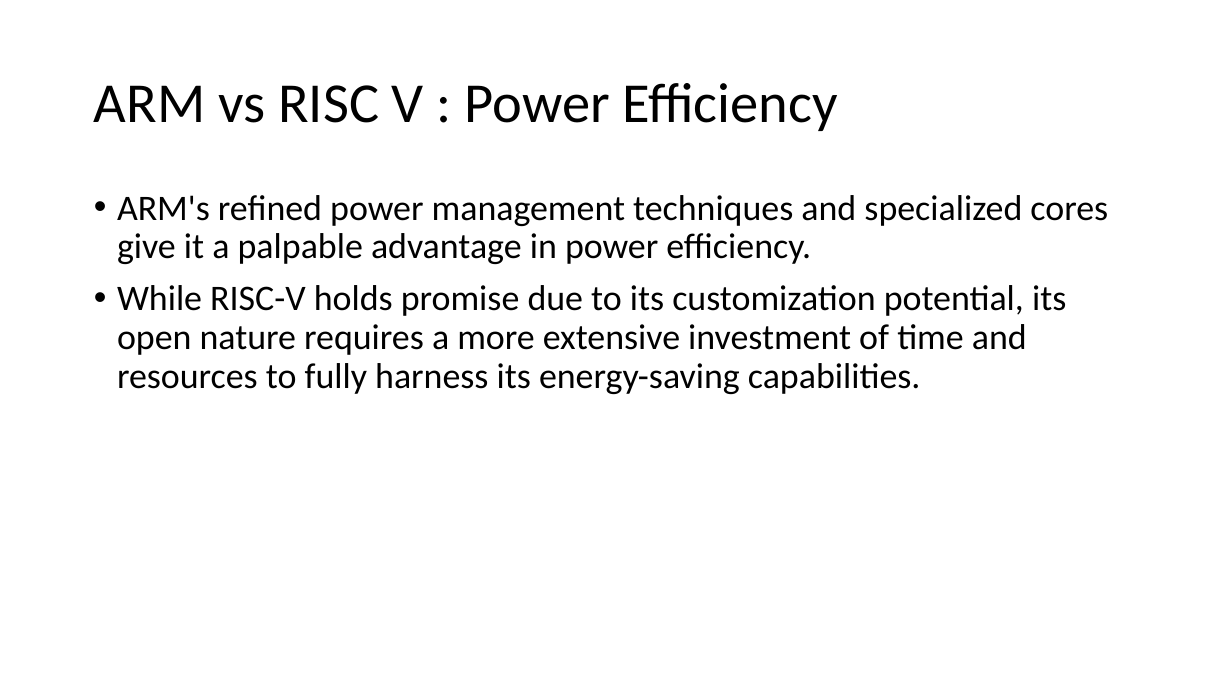
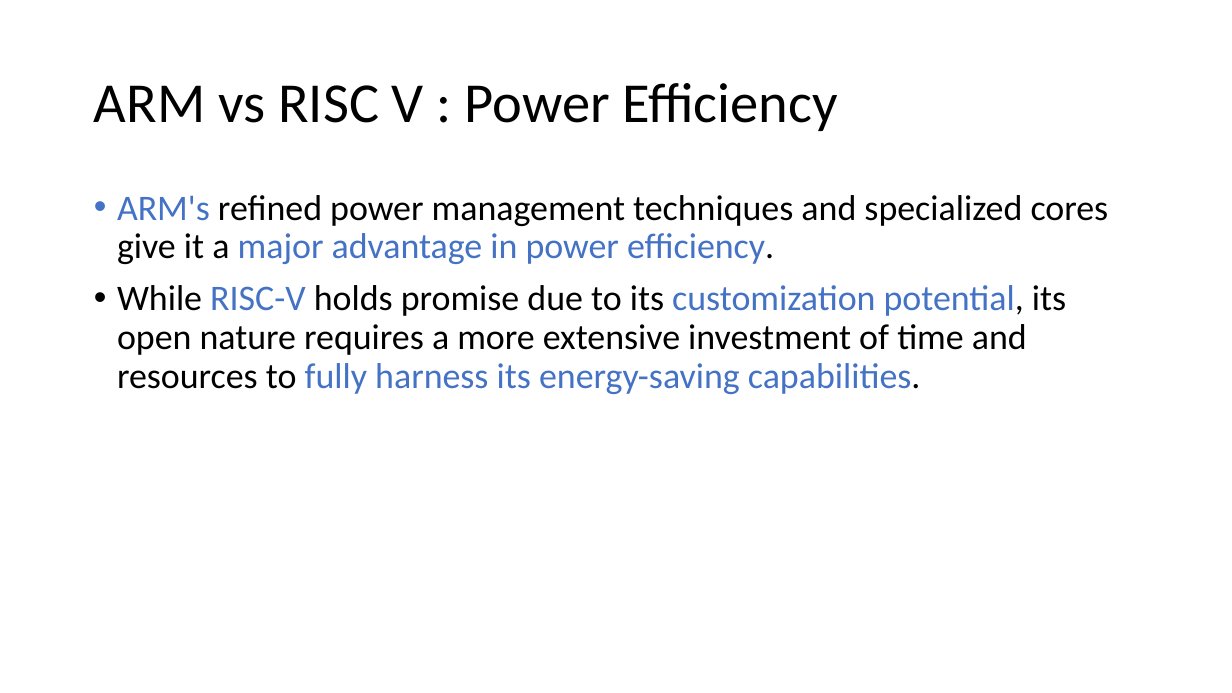
Before and after one commit to PG-DESD/CDAC_Sharing_Data, a slide deck: slide 13 of Microprocessor/TheoryLectures/RISC-V_Theory.pptx. Drawn at 1232x693 pixels with LibreOffice and Linux fonts; fonts in the diff are those of the drawing. Boxes give left, top, right and bottom in pixels: in the first picture for what was removed or moved away, otherwise in the second. Text is boxed around its words. In the diff, an @@ line names an element or a change of style, - is before the commit and + after.

```diff
--- a/Microprocessor/TheoryLectures/RISC-V_Theory.pptx
+++ b/Microprocessor/TheoryLectures/RISC-V_Theory.pptx
@@ text at bbox=[117, 195, 1109, 264]: text changed @@
-• ARM's refined power management techniques and specialized cores give it a palpable advantage in power efficiency.
+• ARM's refined power management techniques and specialized cores give it a major advantage in power efficiency.
@@ text at bbox=[117, 285, 1066, 394]: text colour #000000 to #4472C4 in "RISC-V customization potential, fully harness its energy-sav ..." @@
```
Also in this commit, not shown: 12 other slides changed.
